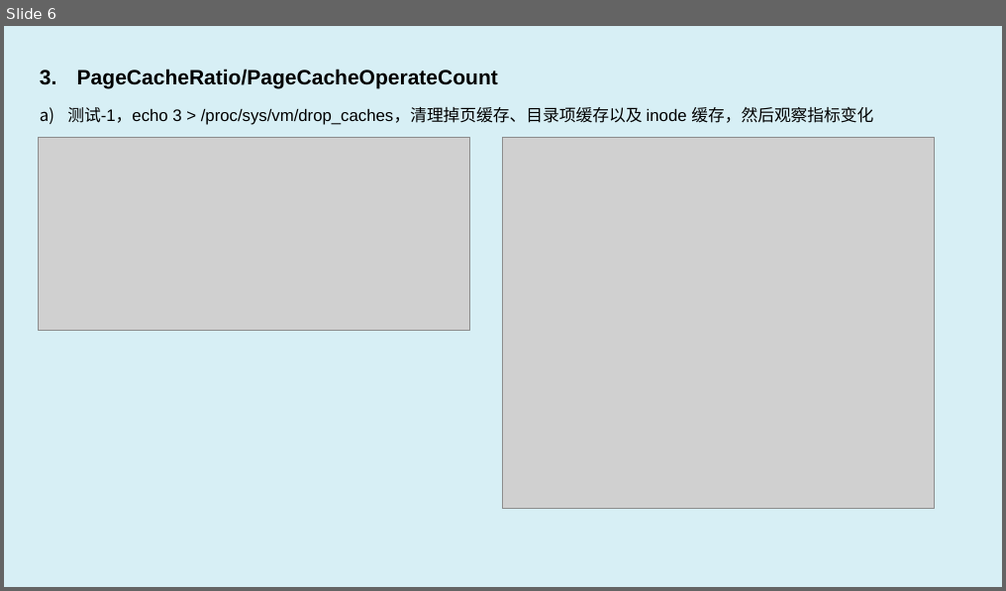
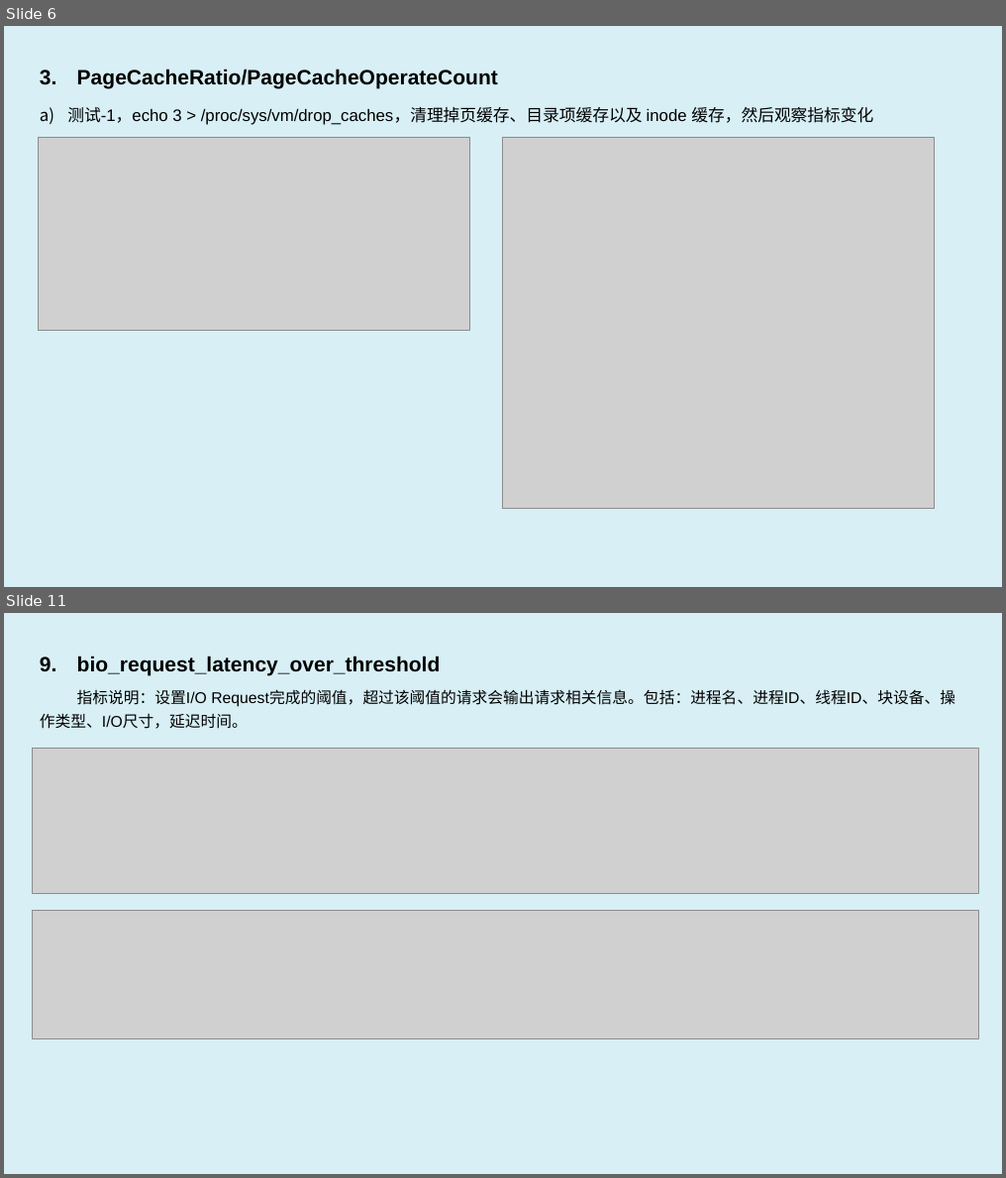
Before and after one commit to luxingwen/x-monitor, a slide deck: doc/x-monitor.eBPF Observe & Profiling.pptx. Shown one above the other, each under a label of ours: slide 6 before the commit, slides 6 and 11 after it; the slides between them are not shown. The pictures are 1006x591 and 1006x1178 pixels, drawn with LibreOffice and Linux fonts; fonts in the diff are those of the drawing; grey boxes stand for pictures. Boxes give left, top, right and bottom in pixels: in the first picture for what was removed or moved away, otherwise in the second. Text is boxed around its words. In the diff, an @@ line names an element or a change of style, - is before the commit and + after.

```diff
--- a/doc/x-monitor.eBPF Observe & Profiling.pptx
+++ b/doc/x-monitor.eBPF Observe & Profiling.pptx
@@ slide 11 added at (4,613,1002,1174), background #D7EFF5 @@
@@ text added at (40,656,955,729), 15 pt, text #000000 @@
+9. bio_request_latency_over_threshold
+指标说明：设置I/O Request完成的阈值，超过该阈值的请求会输出请求相关信息。包括：进程名、进程ID、线程ID、块设备、操作类型、I/O尺寸，延迟时间。
@@ picture added at (33,748,979,894) @@
@@ picture added at (33,911,979,1040) @@
```
Also in this commit, not shown: 3 slides changed, 2 other slides added, 1 slide removed.
